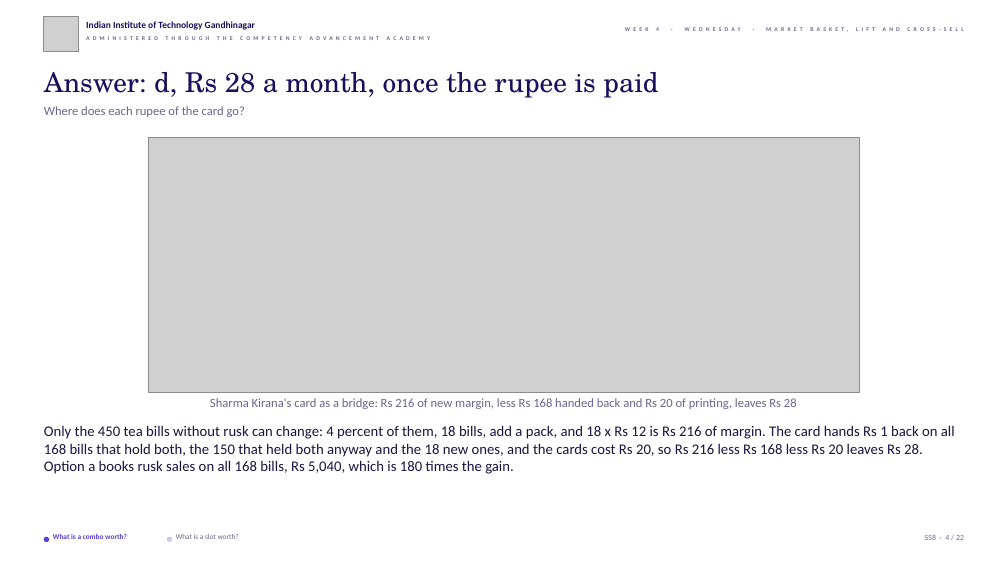
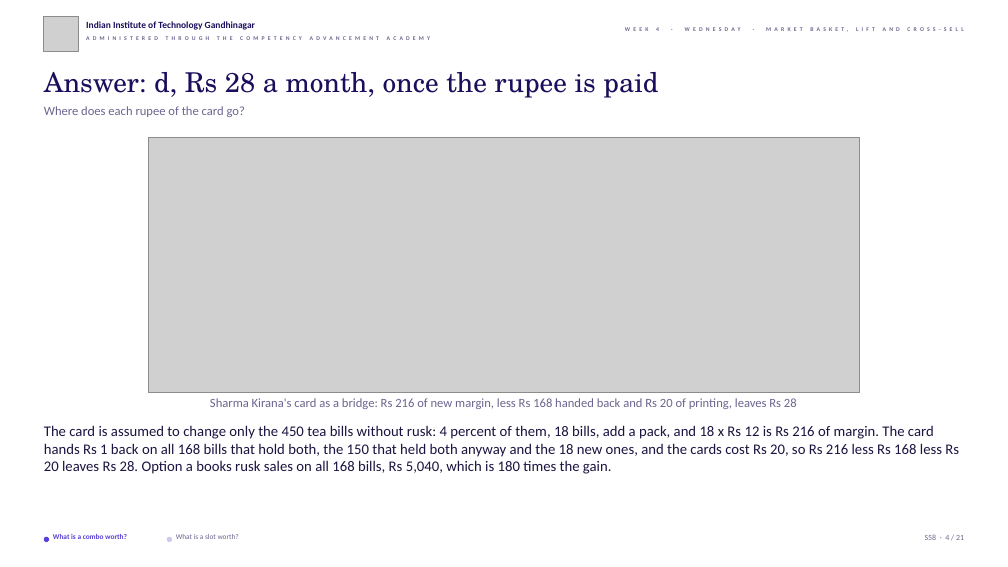
Before and after one commit to fde-academy-lab/c2-content-factory, a slide deck: slide 4 of content/W04/D3/slides/C2_W04_D03_half2_STUDENT.pptx. Drawn at 1008x567 pixels with LibreOffice and Linux fonts; fonts in the diff are those of the drawing; grey boxes stand for pictures; background and template pictures are left out. Boxes give left, top, right and bottom in pixels: in the first picture for what was removed or moved away, otherwise in the second. Text is boxed around its words. In the diff, an @@ line names an element or a change of style, - is before the commit and + after.

```diff
--- a/content/W04/D3/slides/C2_W04_D03_half2_STUDENT.pptx
+++ b/content/W04/D3/slides/C2_W04_D03_half2_STUDENT.pptx
@@ text at [44,425,959,474]: text changed @@
-Only the 450 tea bills without rusk can change: 4 percent of them, 18 bills, add a pack, and 18 x Rs 12 is Rs 216 of margin. The card hands Rs 1 back on all 168 bills that hold both, the 150 that held both anyway and the 18 new ones, and the cards cost Rs 20, so Rs 216 less Rs 168 less Rs 20 leaves Rs 28. Option a books rusk sales on all 168 bills, Rs 5,040, which is 180 times the gain.
+The card is assumed to change only the 450 tea bills without rusk: 4 percent of them, 18 bills, add a pack, and 18 x Rs 12 is Rs 216 of margin. The card hands Rs 1 back on all 168 bills that hold both, the 150 that held both anyway and the 18 new ones, and the cards cost Rs 20, so Rs 216 less Rs 168 less Rs 20 leaves Rs 28. Option a books rusk sales on all 168 bills, Rs 5,040, which is 180 times the gain.
```
Also in this commit, not shown: 20 other slides changed, 1 slide removed, 3 other files.
